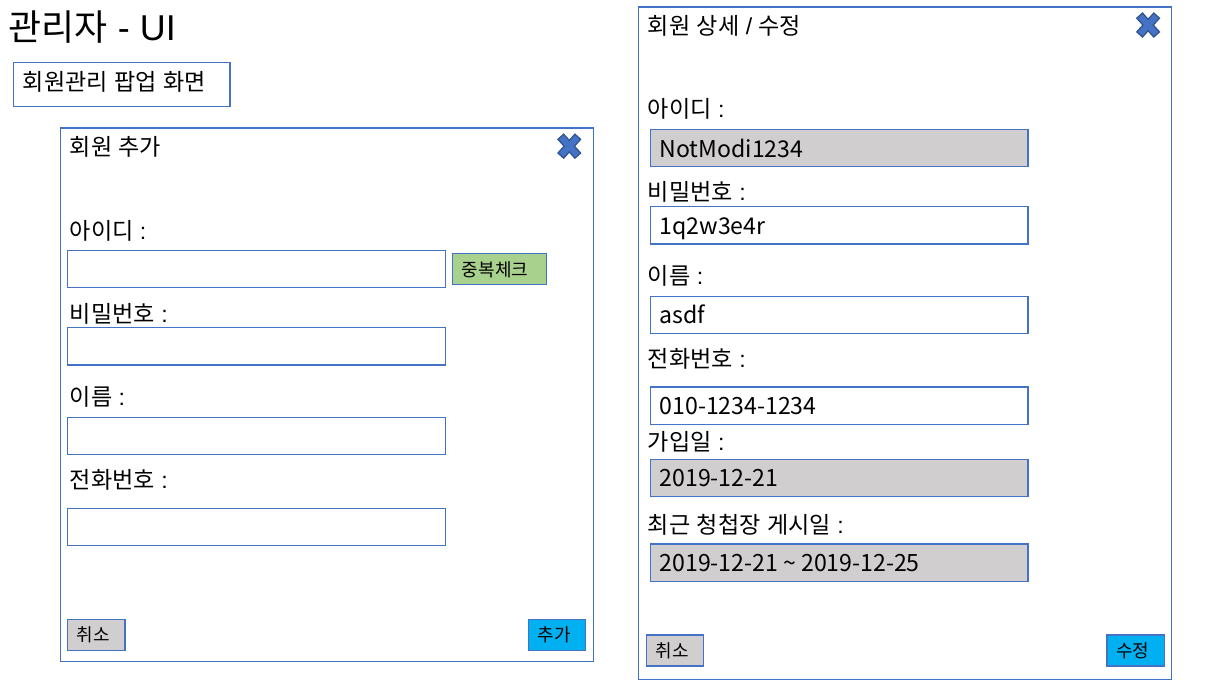
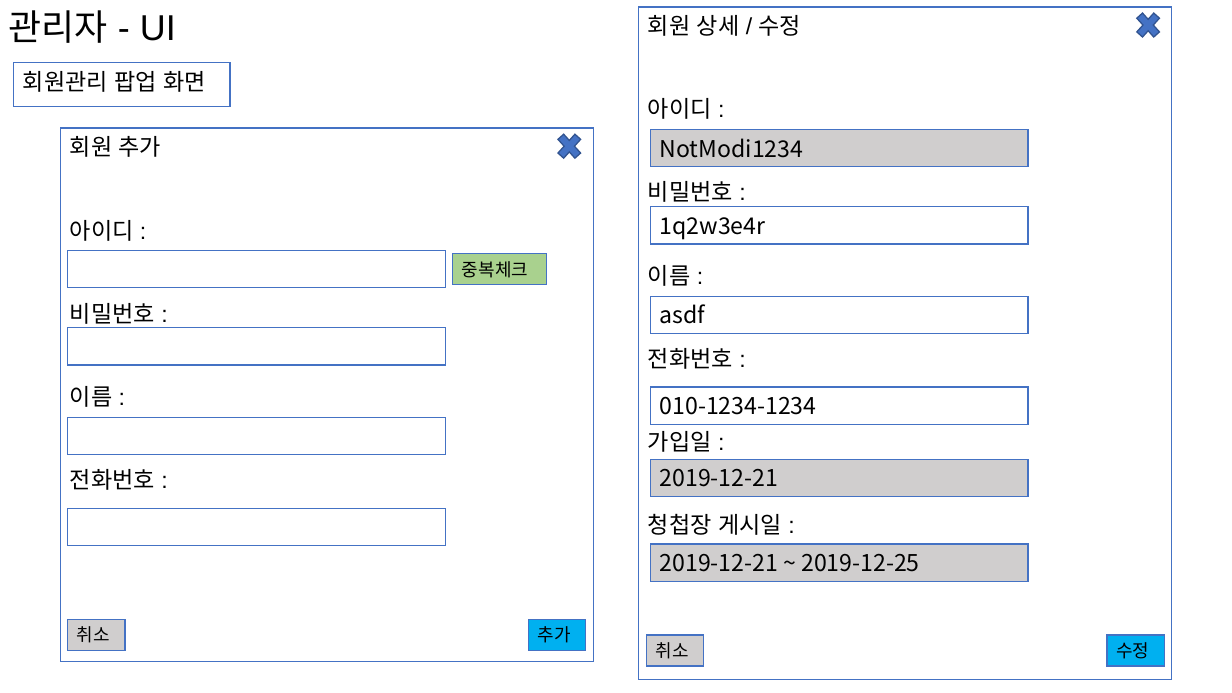
Before and after one commit to KihyunLim/Invitation_Admin, a slide deck: slide 5 of supplement/invitation.pptx. Drawn at 1232x693 pixels with LibreOffice and Linux fonts; fonts in the diff are those of the drawing. Boxes give left, top, right and bottom in pixels: in the first picture for what was removed or moved away, otherwise in the second. Text is boxed around its words. In the diff, an @@ line names an element or a change of style, - is before the commit and + after.

```diff
--- a/supplement/invitation.pptx
+++ b/supplement/invitation.pptx
@@ text in rectangle at (648, 513, 782, 535): text changed @@
-최근 청첩장 게시일 :
+청첩장 게시일 :
```
Also in this commit, not shown: 1 other slide changed, 11 other files.
